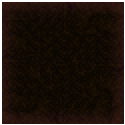
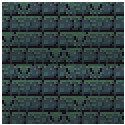
Layers edited between the first and the second 125x125 image:
added group "Dungeon" with 2 layers above "Underworld" over (2, 2, 124, 124)
added layer "BG" (6th of 7, in "Dungeon") in group "Dungeon" over (2, 2, 124, 124)
hid "BG" (7th of 7, in "Underworld") over (2, 2, 124, 124)
